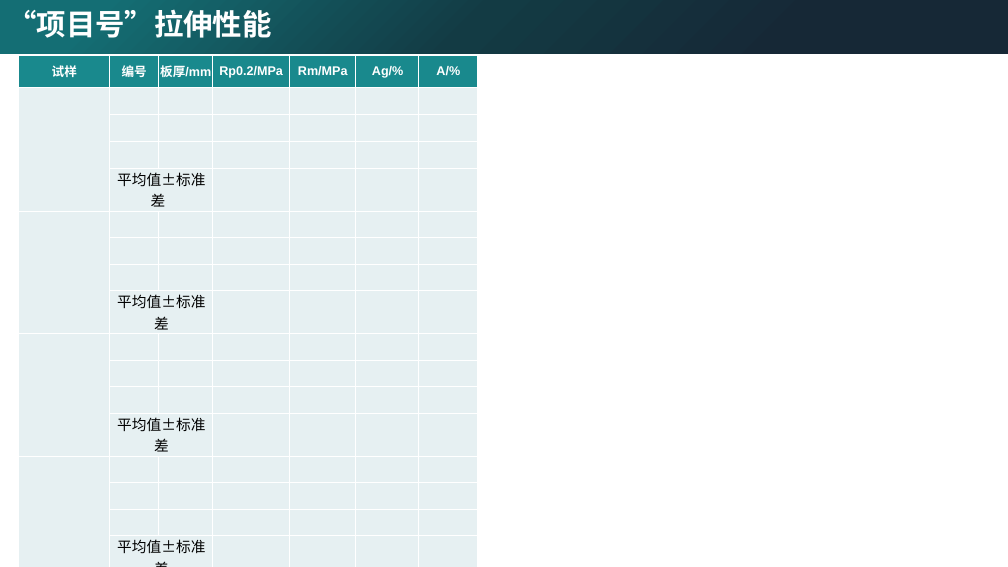
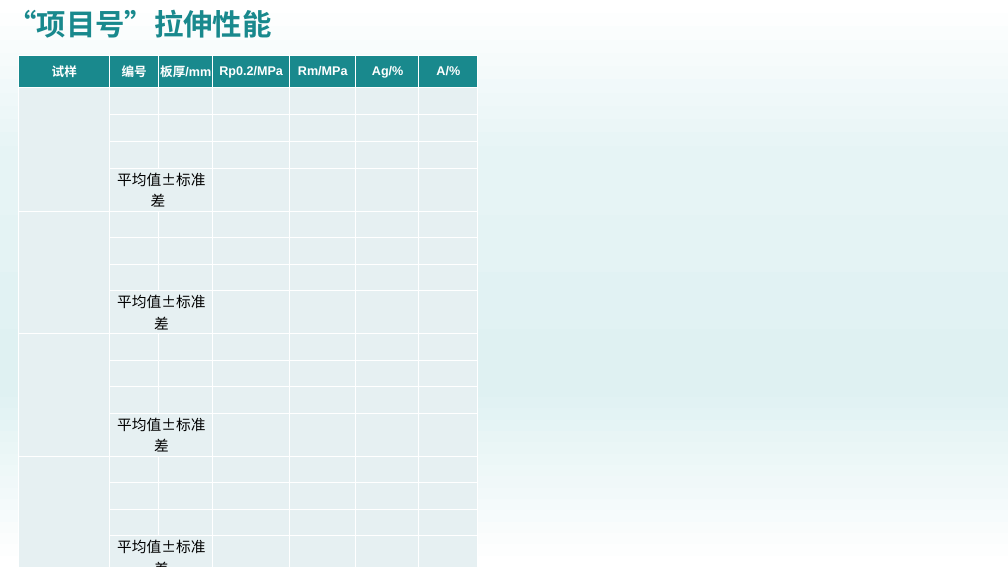
Before and after one commit to zzzp192/test, a slide deck: slide 1 of 拉伸模板.pptx. Drawn at 1008x567 pixels with LibreOffice and Linux fonts; fonts in the diff are those of the drawing; background and template pictures are left out. Boxes give left, top, right and bottom in pixels: in the first picture for what was removed or moved away, otherwise in the second. Text is boxed around its words. In the diff, an @@ line names an element or a change of style, - is before the commit and + after.

```diff
--- a/拉伸模板.pptx
+++ b/拉伸模板.pptx
@@ background #FFFFFF to gradient #FFFFFF to #E6F4F5 to #DFF1F2 @@
@@ text "“项目号”拉伸性能" at [7,9,271,38]: text colour #FFFFFF to #19898D @@
@@ rectangle removed at [0,0,1008,54] @@
```
Also in this commit, not shown: 9 other files.
